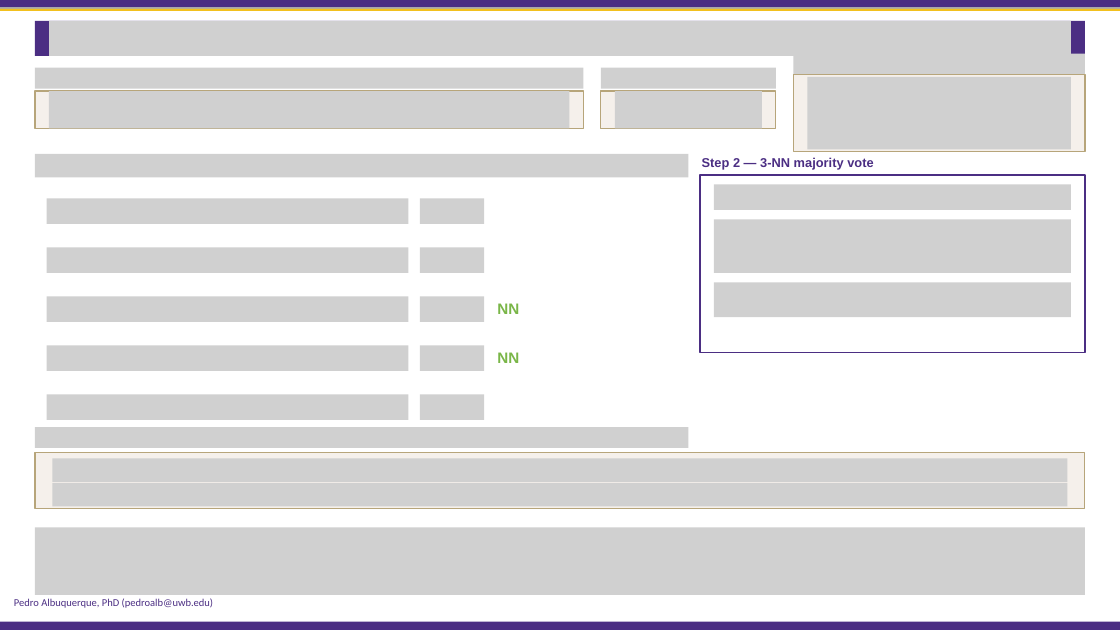
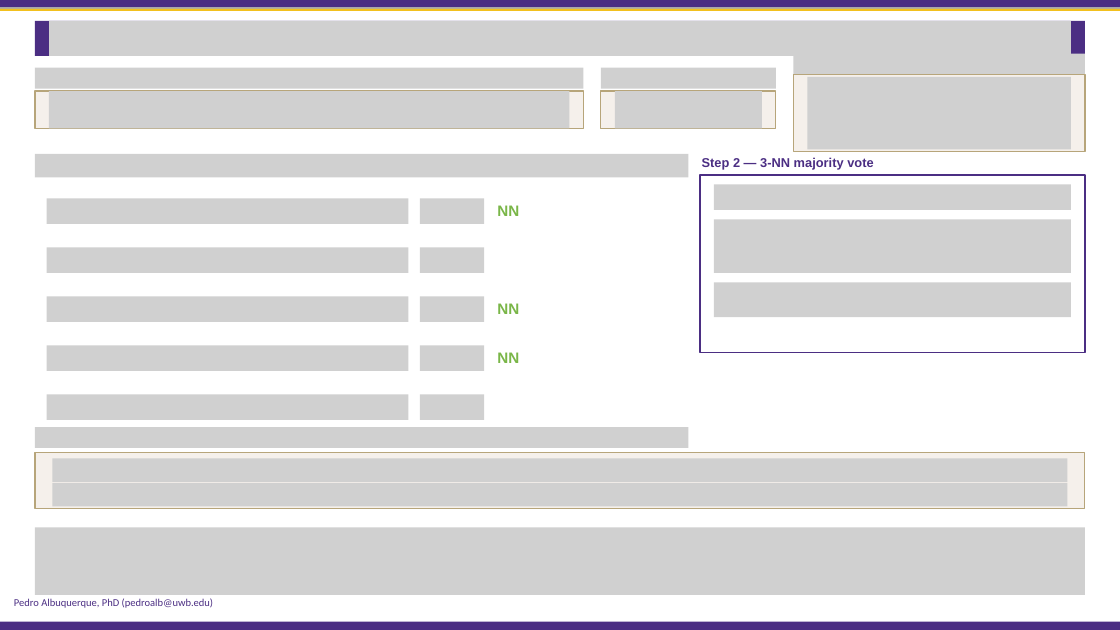
Before and after one commit to PedroBSB/BDATA412, a slide deck: slide 208 of 01 - Advanced Data Visualization.pptx. Drawn at 1120x630 pixels with LibreOffice and Linux fonts; fonts in the diff are those of the drawing; grey boxes stand for pictures; background and template pictures are left out. Boxes give left, top, right and bottom in pixels: in the first picture for what was removed or moved away, otherwise in the second. Text is boxed around its words. In the diff, an @@ line names an element or a change of style, - is before the commit and + after.

```diff
--- a/01 - Advanced Data Visualization.pptx
+++ b/01 - Advanced Data Visualization.pptx
@@ text added at (497,205,519,216), 13 pt, text #7AB648, bold @@
+NN
```
Also in this commit, not shown: 19 other slides changed.
